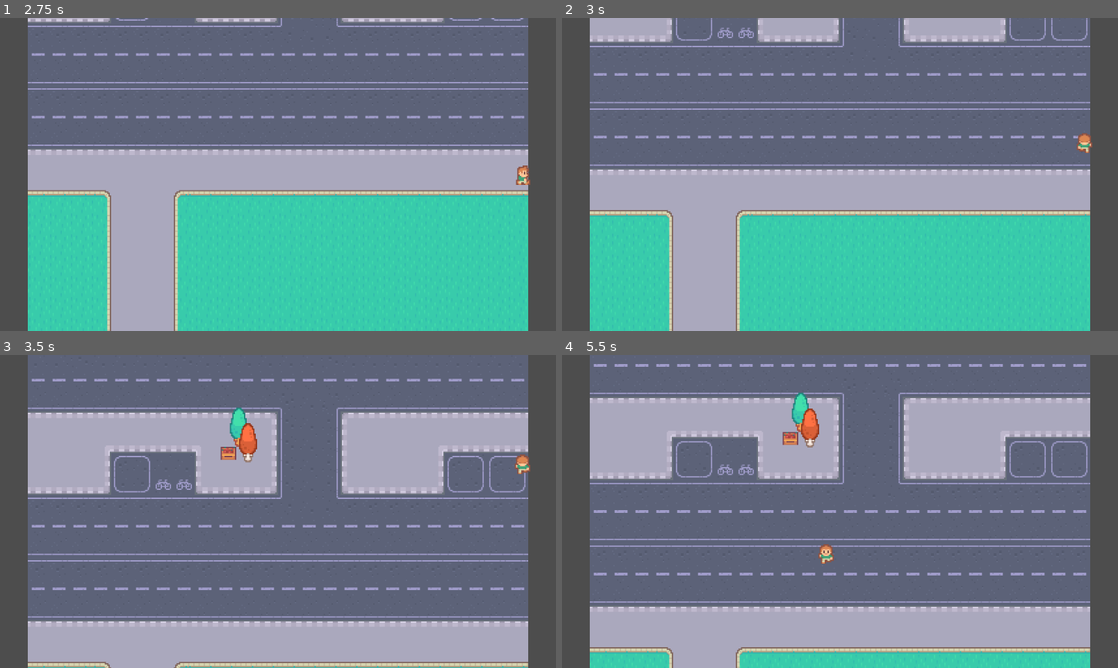
Above: before the commit, frames 1-4 (two rows, left to right).
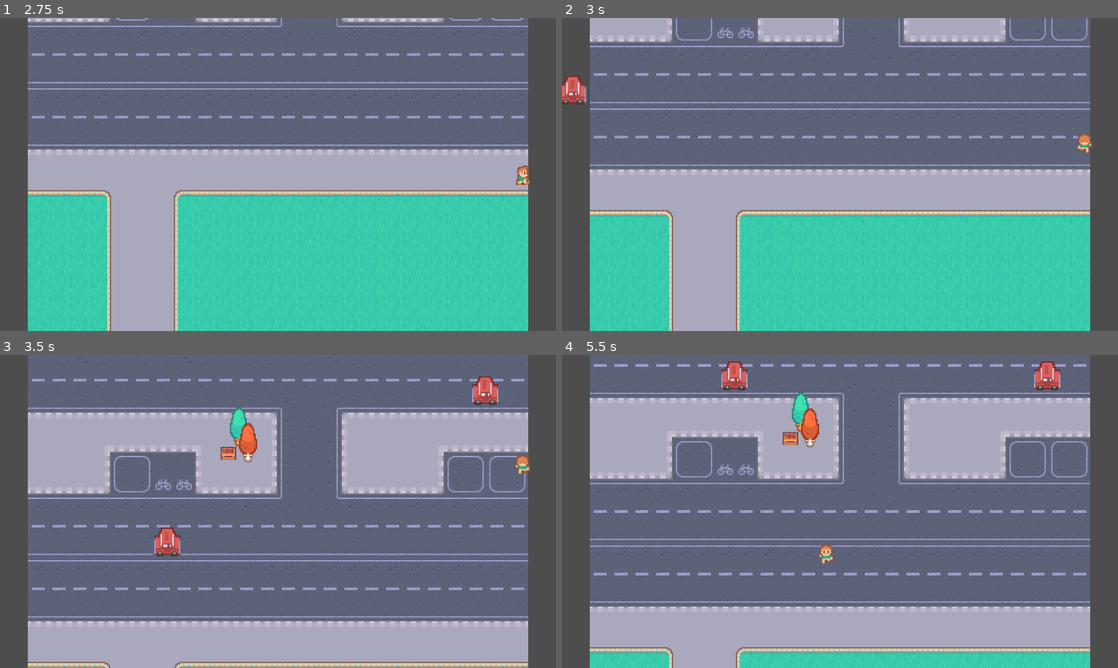
Above: after the commit, the same moments.

Repository: ManthunSingla/Godot-learning-Projects
Game: Godot game, scene res://scenes/game.tscn
Same seed, same stepped clock (60 frames per second), same inputs: the game is played once before the commit and once after it.
Inputs:
- Up to frame 1 (2.75 s): tap Enter at 0.5 s; hold D (right) 0.53-1.28 s; hold Down (down) 1.28-2.03 s; hold D (right) from 2.03 s (still down)
- Up to frame 2 (3 s): release D (right) at 2.78 s; hold Up (up) from 2.78 s (still down)
- Up to frame 3 (3.5 s): keep holding Up (up)
- Up to frame 4 (5.5 s): release Up (up) at 3.53 s; hold A (left) 3.53-5.03 s; hold Down (down) from 5.03 s (still down)

Frame 1 is identical in both runs. In frame 2, 0.3% of the frame differs, in the area x 0-5%, y 18-28%; in frame 3, 0.7%; in frame 4, 0.8%, in the area x 28-90%, y 2-12%.

Commit message:
enemy Cars Added

Diff:
--- /dev/null
+++ b/scenes/enemy_car.tscn
@@ -0,0 +1,38 @@
+[gd_scene format=3 uid="uid://chi01j4jyxpb8"]
+
+[ext_resource type="Texture2D" uid="uid://ocjfhrelwysu" path="res://graphics/cars/red.png" id="1_3y6xc"]
+
+[sub_resource type="GDScript" id="GDScript_3y6xc"]
+script/source = "extends Area2D
+
+var direction = Vector2(1,0)
+var speed = 4
+
+func _ready() -> void:
+	if position.x > 0:
+		direction.x = -1
+		$Sprite2D.flip_h = true
+
+func _process(delta: float) -> void:
+	position += direction * speed
+
+func _on_visible_on_screen_notifier_2d_screen_exited() -> void:
+	queue_free()
+"
+
+[sub_resource type="RectangleShape2D" id="RectangleShape2D_fbwmm"]
+size = Vector2(22, 20)
+
+[node name="enemyCar" type="Area2D" unique_id=1648174779]
+script = SubResource("GDScript_3y6xc")
+
+[node name="Sprite2D" type="Sprite2D" parent="." unique_id=316267817]
+texture = ExtResource("1_3y6xc")
+
+[node name="CollisionShape2D" type="CollisionShape2D" parent="." unique_id=2130618737]
+shape = SubResource("RectangleShape2D_fbwmm")
+
+[node name="VisibleOnScreenNotifier2D" type="VisibleOnScreenNotifier2D" parent="." unique_id=1473736568]
+
+[connection signal="area_exited" from="." to="." method="_on_area_exited"]
+[connection signal="screen_exited" from="VisibleOnScreenNotifier2D" to="." method="_on_visible_on_screen_notifier_2d_screen_exited"]
--- /dev/null
+++ b/scenes/game.gd
@@ -0,0 +1,15 @@
+extends Node2D
+
+var car: PackedScene = preload("res://scenes/enemy_car.tscn")
+
+func _on_timer_timeout() -> void:
+	# print("timer is ringed")
+	var car1 = car.instantiate() as Area2D
+
+	var PositionOfCar = $CarStartingPoint.get_children().pick_random() as Marker2D
+	car1.position = PositionOfCar.position
+	$Objects.add_child(car1)
+
+
+func _on_area_2d_body_entered(body: Node2D) -> void:
+	print("Killed")
--- a/scenes/game.tscn
+++ b/scenes/game.tscn
@@ -1,5 +1,6 @@
 [gd_scene format=3 uid="uid://dfq2iqhuccltx"]
 
+[ext_resource type="Script" uid="uid://4vxvmd16aeo1" path="res://scenes/game.gd" id="1_lbhrr"]
 [ext_resource type="Texture2D" uid="uid://doghmovcgeltw" path="res://graphics/map.png" id="1_uwrxv"]
 [ext_resource type="PackedScene" uid="uid://dghd7rii024ea" path="res://scenes/player.tscn" id="2_yqjtg"]
 [ext_resource type="PackedScene" uid="uid://bo1faxqcafksn" path="res://scenes/excercise_object.tscn" id="3_lnu2h"]
@@ -14,17 +15,14 @@
 [sub_resource type="WorldBoundaryShape2D" id="WorldBoundaryShape2D_iywne"]
 
 [node name="Game" type="Node2D" unique_id=388285828]
+script = ExtResource("1_lbhrr")
 
-[node name="Sprite2D" type="Sprite2D" parent="." unique_id=357201908]
+[node name="BackGround" type="Sprite2D" parent="." unique_id=357201908]
 texture_filter = 1
 texture = ExtResource("1_uwrxv")
 
-[node name="Player" parent="." unique_id=661717046 instance=ExtResource("2_yqjtg")]
-position = Vector2(95, 47)
-scale = Vector2(1, 1)
-
-[node name="excerciseObject" parent="." unique_id=1541300546 instance=ExtResource("3_lnu2h")]
-position = Vector2(-28, 30)
+[node name="Timer" type="Timer" parent="." unique_id=1100804775]
+autostart = true
 
 [node name="boundariies" type="Node2D" parent="." unique_id=1710777791]
 
@@ -47,3 +45,36 @@
 position = Vector2(193, 0)
 rotation = 4.712389
 shape = SubResource("WorldBoundaryShape2D_iywne")
+
+[node name="Area2D" type="Area2D" parent="." unique_id=1112495290]
+
+[node name="CollisionPolygon2D" type="CollisionPolygon2D" parent="Area2D" unique_id=231532784]
+position = Vector2(-11.871894, -5.066986)
+scale = Vector2(0.9429946, 0.98511904)
+polygon = PackedVector2Array(-173.57932, -303.9698, -172.57932, -201.96979, -84.57931, -201.96979, -82.57931, -306.9698)
+
+[node name="Objects" type="Node" parent="." unique_id=852045177]
+
+[node name="tree" parent="Objects" unique_id=1541300546 instance=ExtResource("3_lnu2h")]
+position = Vector2(-28, 30)
+
+[node name="Player" parent="Objects" unique_id=661717046 instance=ExtResource("2_yqjtg")]
+position = Vector2(95, 47)
+scale = Vector2(1, 1)
+
+[node name="CarStartingPoint" type="Node" parent="." unique_id=2106958404]
+
+[node name="Marker2D" type="Marker2D" parent="CarStartingPoint" unique_id=955278624]
+position = Vector2(-201, 0)
+
+[node name="Marker2D2" type="Marker2D" parent="CarStartingPoint" unique_id=1394401136]
+position = Vector2(-205, 116)
+
+[node name="Marker2D3" type="Marker2D" parent="CarStartingPoint" unique_id=2001339713]
+position = Vector2(227, -91)
+
+[node name="Marker2D4" type="Marker2D" parent="CarStartingPoint" unique_id=38607610]
+position = Vector2(216, 148)
+
+[connection signal="timeout" from="Timer" to="." method="_on_timer_timeout"]
+[connection signal="body_entered" from="Area2D" to="." method="_on_area_2d_body_entered"]
Not shown, added: scenes/game.gd.uid
